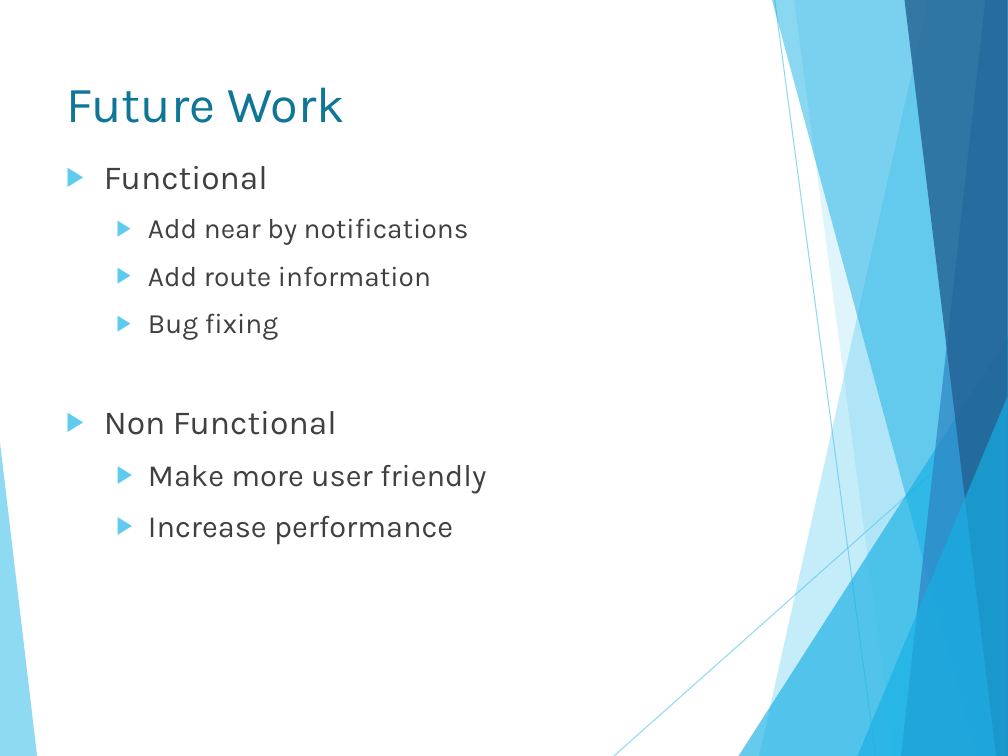
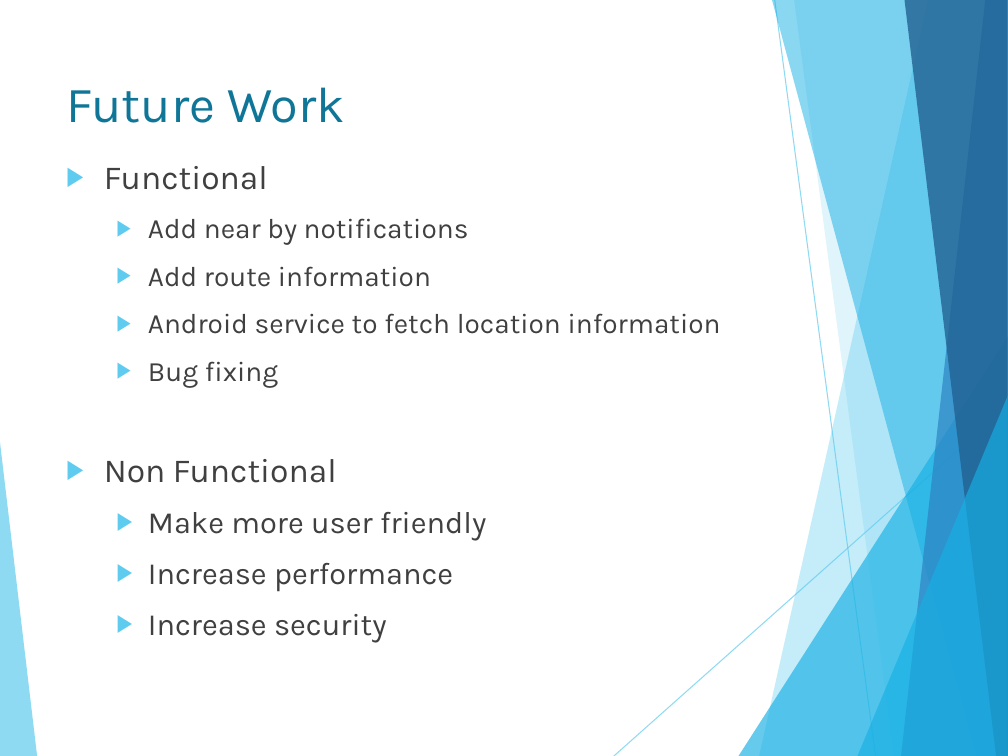
Before and after one commit to isurudewasurendra/SappuSavari, a slide deck: slide 25 of documentation/Location Based Mobile Marketing System.pptx (slide 26 before the commit). Drawn at 1008x756 pixels with LibreOffice and Linux fonts; fonts in the diff are those of the drawing. Boxes give left, top, right and bottom in pixels: in the first picture for what was removed or moved away, otherwise in the second. Text is boxed around its words. In the diff, an @@ line names an element or a change of style, - is before the commit and + after.

```diff
--- a/documentation/Location Based Mobile Marketing System.pptx
+++ b/documentation/Location Based Mobile Marketing System.pptx
@@ text at (x1=148, y1=313, x2=721, y2=334): paragraph added @@
+  ▶ Android service to fetch location information
@@ text at (x1=148, y1=614, x2=387, y2=643): paragraph added @@
+  ▶ Increase security
```
Also in this commit, not shown: 1 slide removed, 1 other file.
